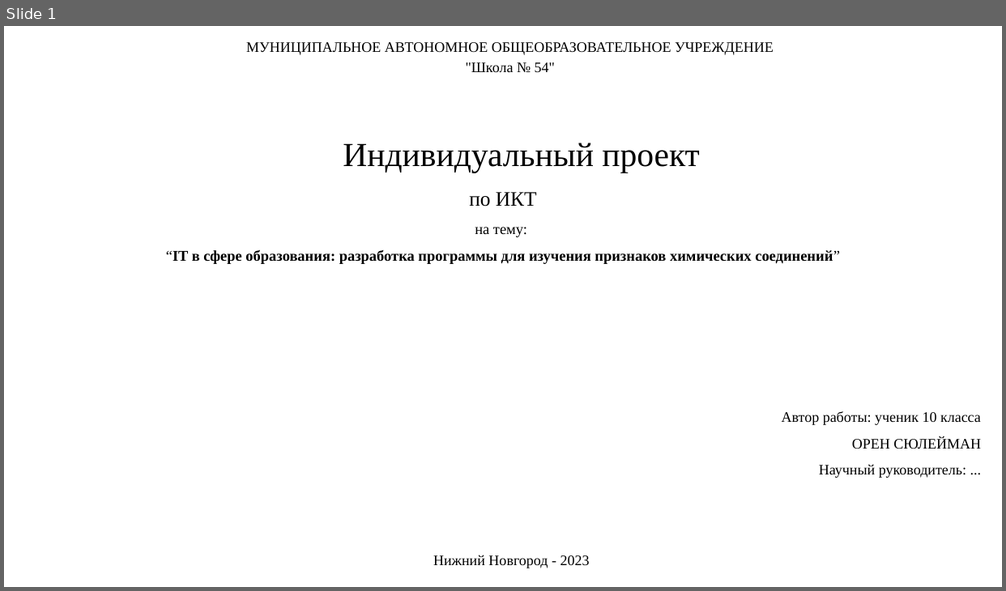
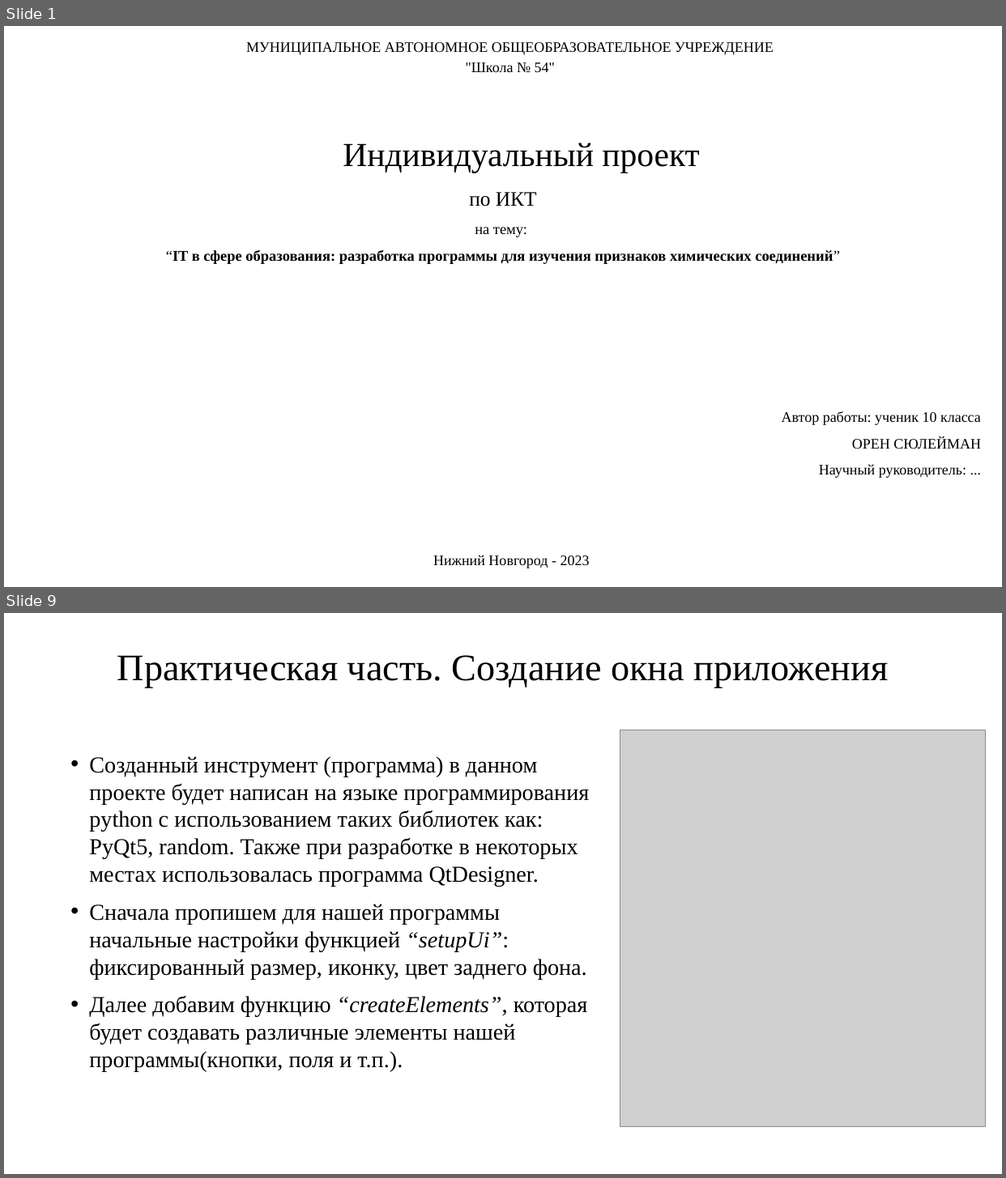
Before and after one commit to Sulik002/Study-docs, a slide deck: books/Презентация для индивидуального проекта по ИКТ. Орен Сюлейман.pptx. Shown one above the other, each under a label of ours: slide 1 before the commit, slides 1 and 9 after it; the slides between them are not shown. The pictures are 1006x591 and 1006x1178 pixels, drawn with LibreOffice and Linux fonts; fonts in the diff are those of the drawing; grey boxes stand for pictures. Boxes give left, top, right and bottom in pixels: in the first picture for what was removed or moved away, otherwise in the second. Text is boxed around its words. In the diff, an @@ line names an element or a change of style, - is before the commit and + after.

```diff
--- a/books/Презентация для индивидуального проекта по ИКТ. Орен Сюлейман.pptx
+++ b/books/Презентация для индивидуального проекта по ИКТ. Орен Сюлейман.pptx
@@ slide 9 added at (x1=4, y1=613, x2=1002, y2=1174), background #FFFFFF @@
@@ title added at (x1=117, y1=655, x2=888, y2=688), 36 pt, text #000000 @@
+Практическая часть. Создание окна приложения
@@ picture added at (x1=620, y1=730, x2=985, y2=1127) @@
@@ text added at (x1=89, y1=756, x2=589, y2=1071), 22 pt, text #000000 @@
+• Созданный инструмент (программа) в данном проекте будет написан на языке программирования python с использованием таких библиотек как: PyQt5, random. Также при разработке в некоторых местах использовалась программа QtDesigner.
+• Сначала пропишем для нашей программы начальные настройки функцией “setupUi”: фиксированный размер, иконку, цвет заднего фона.
+• Далее добавим функцию “createElements”, которая будет создавать различные элементы нашей программы(кнопки, поля и т.п.).
```
Also in this commit, not shown: 5 slides changed, 9 other slides added, 2 slides removed, 40 other files.
